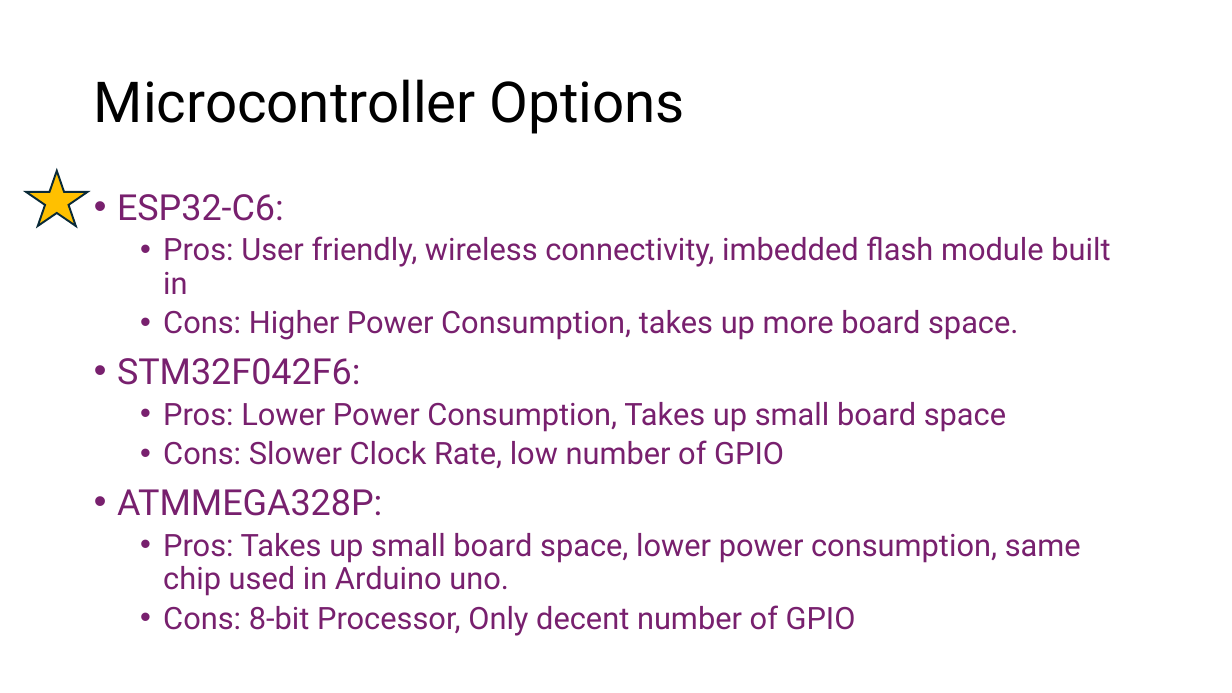
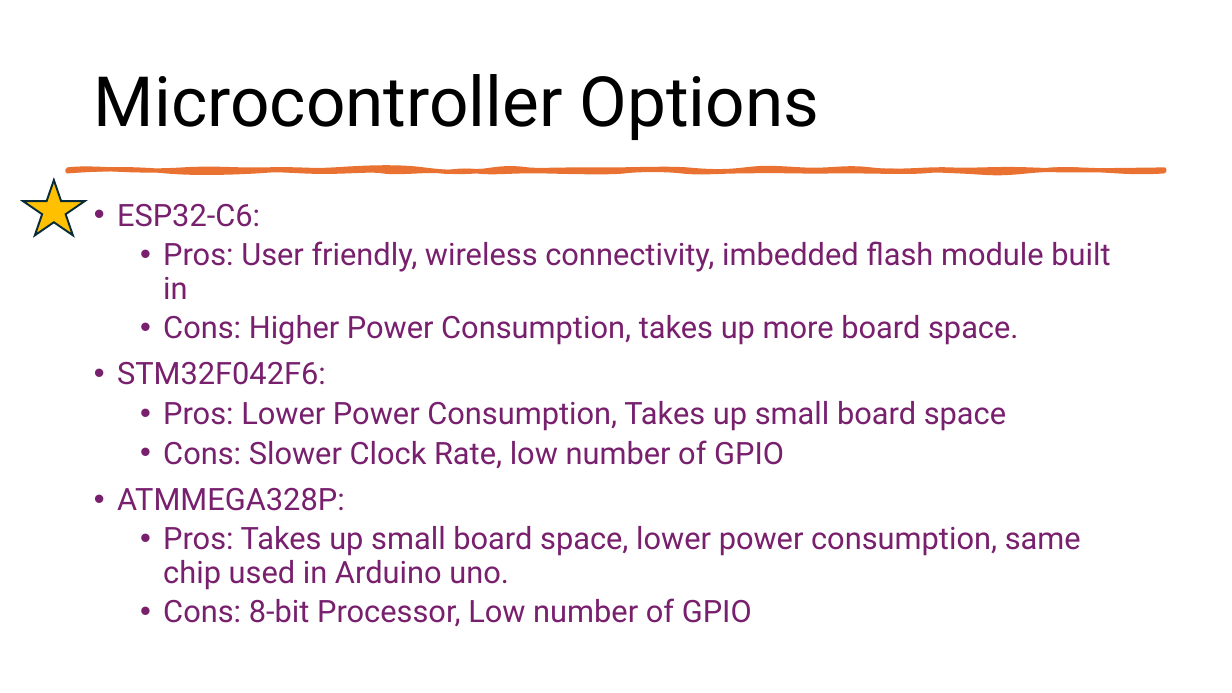
Before and after one commit to Tannyr-Singleterry/ECE590_SeniorDesign, a slide deck: slide 10 of Documents/CDR/CDR_Presentation.pptx. Drawn at 1232x693 pixels with LibreOffice and Linux fonts; fonts in the diff are those of the drawing. Boxes give left, top, right and bottom in pixels: in the first picture for what was removed or moved away, otherwise in the second. Text is boxed around its words. In the diff, an @@ line names an element or a change of style, - is before the commit and + after.

```diff
--- a/Documents/CDR/CDR_Presentation.pptx
+++ b/Documents/CDR/CDR_Presentation.pptx
@@ title "Microcontroller Options" at (x1=94, y1=74, x2=819, y2=140): size 44 to 54 pt @@
@@ freeform shape added at (x1=67, y1=169, x2=1165, y2=171), fill #E97132, outline #E97132 3.25 pt @@
@@ star moved from (x1=26, y1=171, x2=88, y2=226) to (x1=23, y1=180, x2=85, y2=236) @@
@@ text "ESP32-C6:" moved from (x1=117, y1=194, x2=1110, y2=636) to (x1=117, y1=203, x2=1110, y2=626) @@
@@ text at (x1=117, y1=203, x2=345, y2=511): size 28 to 24 pt in "ESP32-C6:", "STM32F042F6:", "ATMMEGA328P:" @@
@@ text at (x1=163, y1=598, x2=752, y2=626): text changed @@
-  • Cons: 8-bit Processor, Only decent number of GPIO
+  • Cons: 8-bit Processor, Low number of GPIO
```
Also in this commit, not shown: 9 other slides changed.
